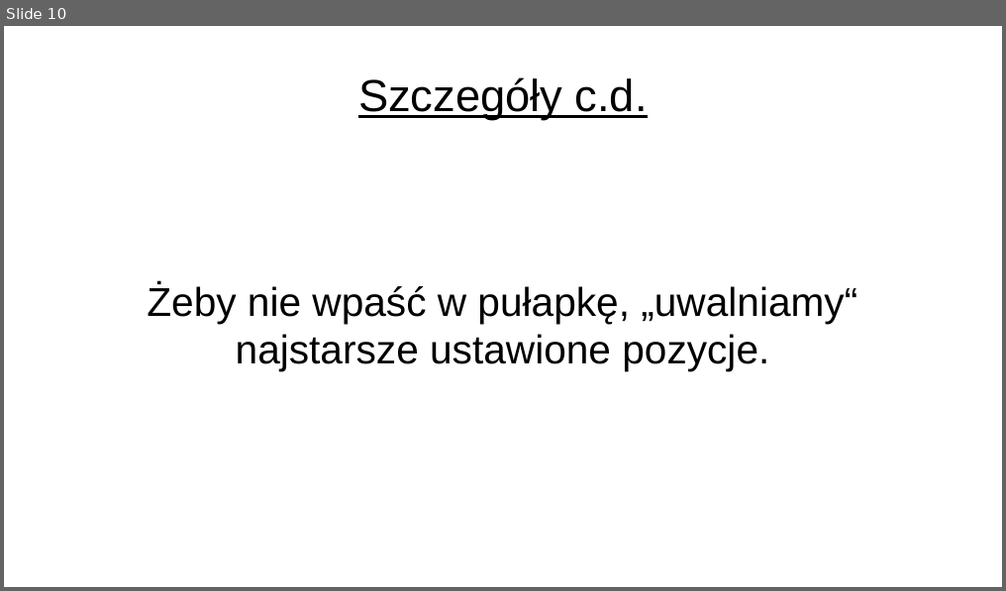
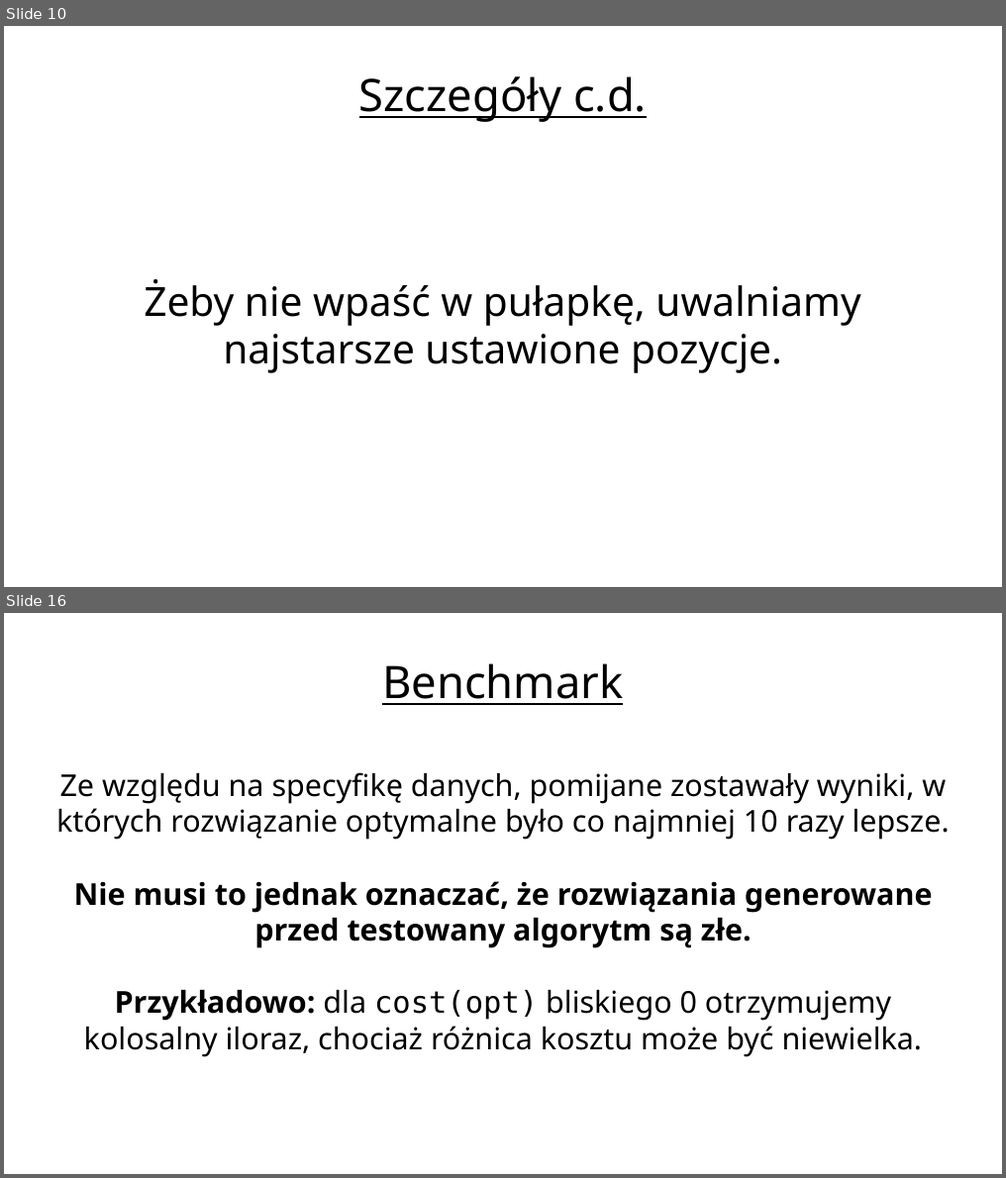
Before and after one commit to kele/metaheur_population_based, a slide deck: pres.odp. Shown one above the other, each under a label of ours: slide 10 before the commit, slides 10 and 16 after it; the slides between them are not shown. The pictures are 1006x591 and 1006x1178 pixels, drawn with LibreOffice and Linux fonts; fonts in the diff are those of the drawing; background and template pictures are left out. Boxes give left, top, right and bottom in pixels: in the first picture for what was removed or moved away, otherwise in the second. Text is boxed around its words. In the diff, an @@ line names an element or a change of style, - is before the commit and + after.

```diff
--- a/pres.odp
+++ b/pres.odp
@@ slide 16 added at (4, 613, 1002, 1174), background picture (left out) @@
@@ title added at (382, 663, 623, 705), 35.7 pt, text #000000, underline @@
+Benchmark
@@ subtitle added at (56, 772, 949, 1058), 24 pt, text #000000 @@
+Ze względu na specyfikę danych, pomijane zostawały wyniki, w których rozwiązanie optymalne było co najmniej 10 razy lepsze.
+Nie musi to jednak oznaczać, że rozwiązania generowane przed testowany algorytm są złe.
+Przykładowo: dla cost(opt) bliskiego 0 otrzymujemy kolosalny iloraz, chociaż różnica kosztu może być niewielka.
@@ slide 10 changed as well @@
@@ title "Szczegóły c.d." at (359, 76, 647, 122): font Arial to Noto Sans @@
@@ subtitle at (144, 279, 860, 373): text changed; font Arial to Noto Sans @@
-Żeby nie wpaść w pułapkę, „uwalniamy“ najstarsze ustawione pozycje.
+Żeby nie wpaść w pułapkę, uwalniamy najstarsze ustawione pozycje.
```
Also in this commit, not shown: 8 other slides changed, 10 other slides added, 2 other files.
